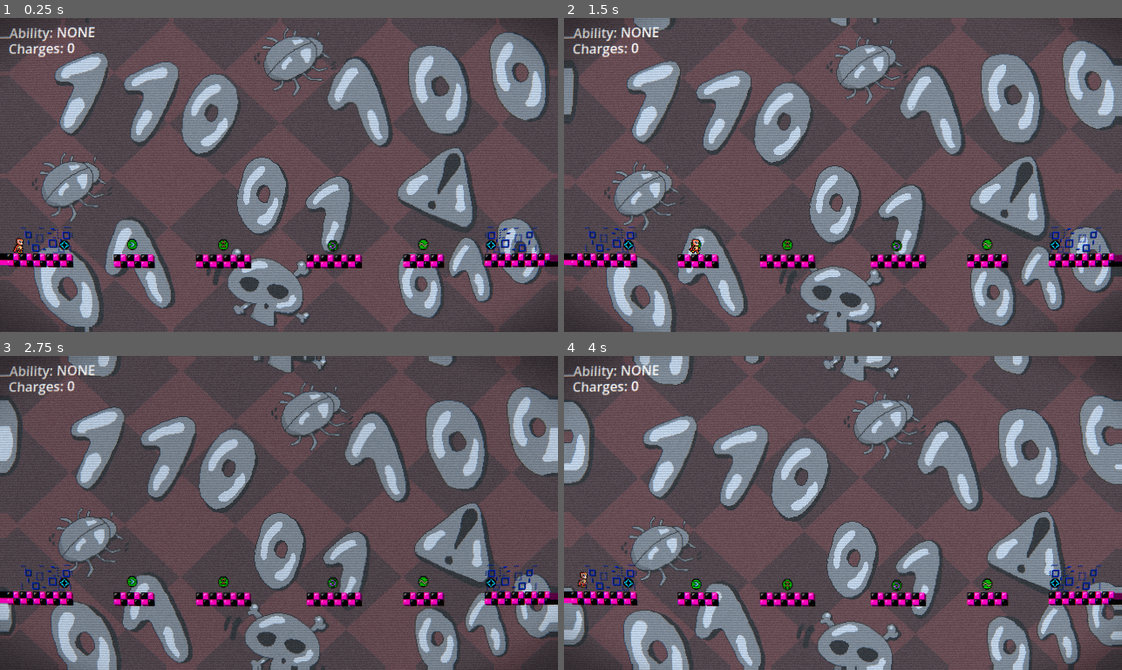
Above: before the commit, frames 1-4 (two rows, left to right).
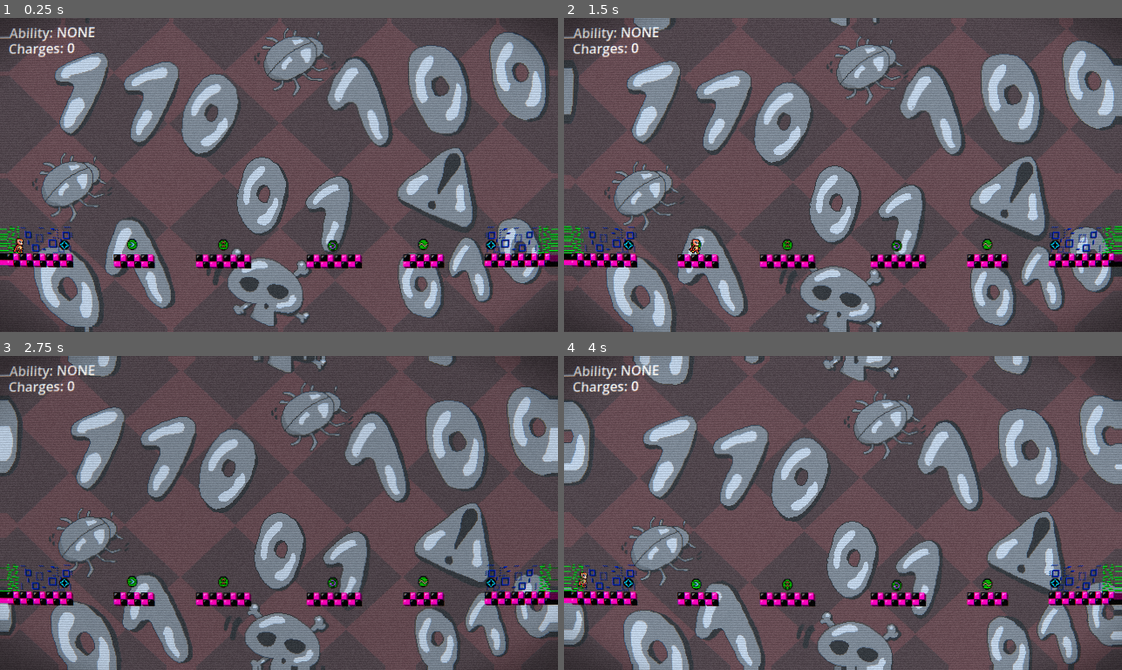
Above: after the commit, the same moments.

Repository: Lucas-Smelley/nothing-stays-fixed
Game: Godot game, scene res://scenes/world.tscn
Same seed, same stepped clock (60 frames per second), same inputs: the game is played once before the commit and once after it.
Inputs:
- Up to frame 1 (0.25 s): no input
- Up to frame 2 (1.5 s): hold D (move_right) from 0.53 s (still down); tap E (interact) at 0.6 s; tap W (jump) at 0.77 s; tap C (set_checkpoint) at 1.35 s
- Up to frame 3 (2.75 s): tap W (jump) at 1.52 s; release D (move_right) at 2.03 s; hold A (move_left) from 2.03 s (still down); tap Shift (use_ability) at 2.1 s
- Up to frame 4 (4 s): release A (move_left) at 2.78 s; hold D (move_right) from 2.78 s (still down); tap E (interact) at 2.85 s; tap W (jump) at 3.02, 3.77 s; tap C (set_checkpoint) at 3.6 s

The runs differ from the first frame. In frame 1, 0.3% of the frame differs, in the area x 0-100%, y 66-75%; in frame 2, 0.4%; in frame 3, 0.3%; in frame 4, 0.3%.

Commit message:
door sprite

Diff:
--- a/scenes/base_room.tscn
+++ b/scenes/base_room.tscn
@@ -54,14 +54,29 @@
 0:4/0 = 0
 0:4/0/physics_layer_1/polygon_0/points = PackedVector2Array(-0.35971832, -8, 8, -8, 8, 8, -0.5395756, 8)
 7:2/0 = 0
+4:0/size_in_atlas = Vector2i(1, 2)
+4:0/0 = 0
 0:6/size_in_atlas = Vector2i(4, 2)
-0:6/animation_columns = 1
+0:6/animation_columns = 2
 0:6/animation_speed = 5.0
 0:6/animation_frame_0/duration = 1.0
 0:6/animation_frame_1/duration = 1.0
 0:6/0 = 0
 0:6/0/texture_origin = Vector2i(-24, -8)
 0:6/0/physics_layer_2/polygon_0/points = PackedVector2Array(-8, -8, 55.954178, -8.024209, 56.03246, 24.072626, -7.952423, 24.080257)
+0:8/size_in_atlas = Vector2i(1, 2)
+0:8/animation_columns = 8
+0:8/animation_speed = 12.0
+0:8/animation_frame_0/duration = 1.0
+0:8/animation_frame_1/duration = 1.0
+0:8/animation_frame_2/duration = 1.0
+0:8/animation_frame_3/duration = 1.0
+0:8/animation_frame_4/duration = 1.0
+0:8/animation_frame_5/duration = 1.0
+0:8/animation_frame_6/duration = 1.0
+0:8/animation_frame_7/duration = 1.0
+0:8/0 = 0
+0:8/0/texture_origin = Vector2i(0, -8)
 
 [sub_resource type="TileSet" id="TileSet_ucwnb"]
 physics_layer_0/collision_layer = 1
@@ -119,7 +134,7 @@
 texture = ExtResource("6_2yiks")
 
 [node name="TileMap_Base" type="TileMapLayer" parent="." unique_id=315844416]
-tile_map_data = PackedByteArray("AAAAAPP/AAAAAAIAAAABAPP/AAA …(2848 unchanged characters)… AAAAAAAABAA8AAAAAAAYAAAAmAA8AAAAAAAYAABA=")
+tile_map_data = PackedByteArray("AAAAAPP/AAAAAAIAAAABAPP/AAA …(2848 unchanged characters)… AAAAAAAABAA8AAAAAAAYAAAAmAA8AAAAAAAYAABAAAA8AAAAAAAgAAAAnAA8AAAAAAAgAABA=")
 tile_set = SubResource("TileSet_ucwnb")
 
 [node name="TileMap_Room" type="TileMapLayer" parent="." unique_id=452897678]
Binary file changed: assets/art/tilesets/MainTileset.png
